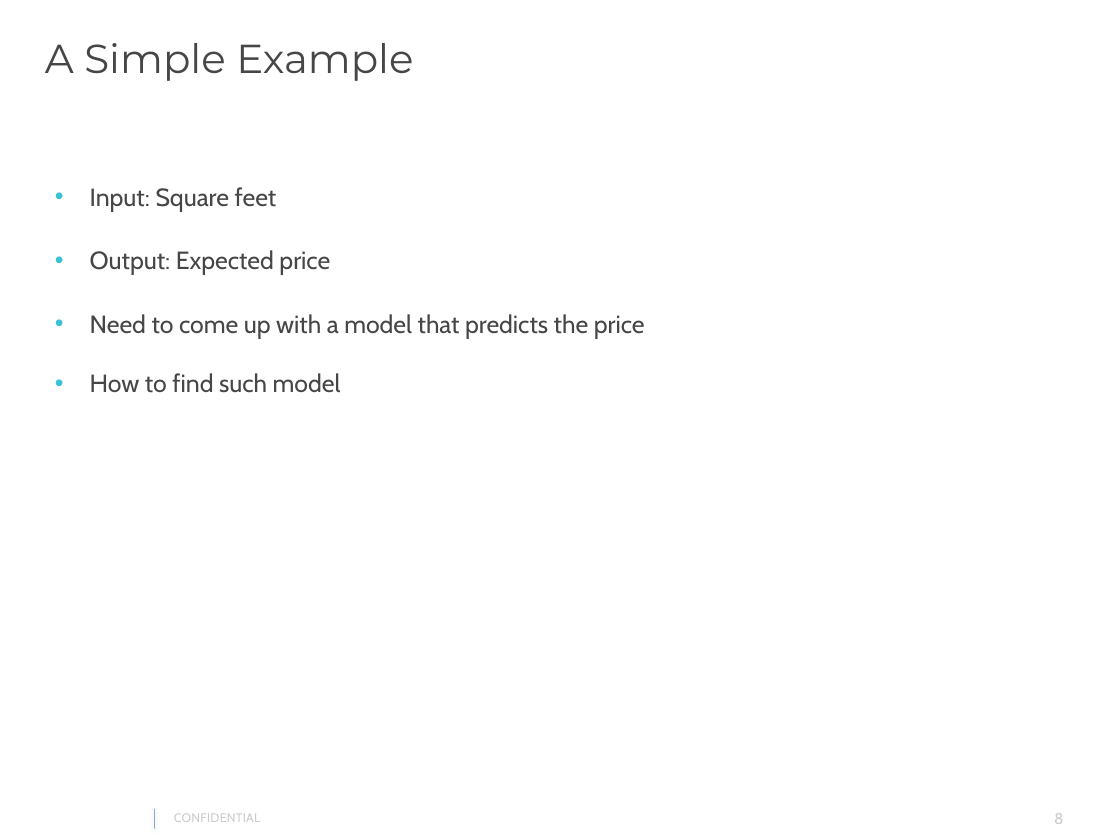
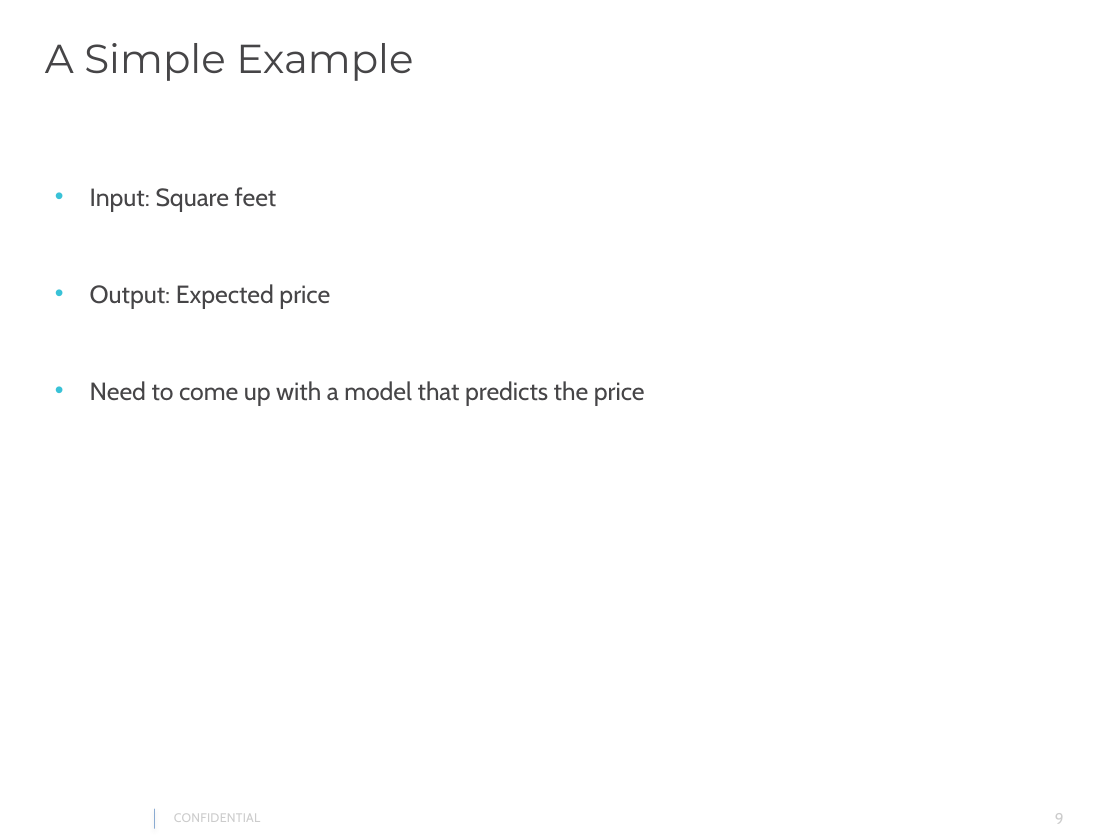
Before and after one commit to gautam0707/TechTalk1_Epam, a slide deck: slide 9 of TechTalk1.pptx (slide 8 before the commit). Drawn at 1120x840 pixels with LibreOffice and Linux fonts; fonts in the diff are those of the drawing; background and template pictures are left out. Boxes give left, top, right and bottom in pixels: in the first picture for what was removed or moved away, otherwise in the second. Text is boxed around its words. In the diff, an @@ line names an element or a change of style, - is before the commit and + after.

```diff
--- a/TechTalk1.pptx
+++ b/TechTalk1.pptx
@@ text at box(90, 373, 341, 393): paragraph removed @@
-• How to find such model
@@ page number at box(1055, 813, 1064, 824): text changed @@
-8
+9
```
Also in this commit, not shown: 3 other slides changed, 2 slides added.
